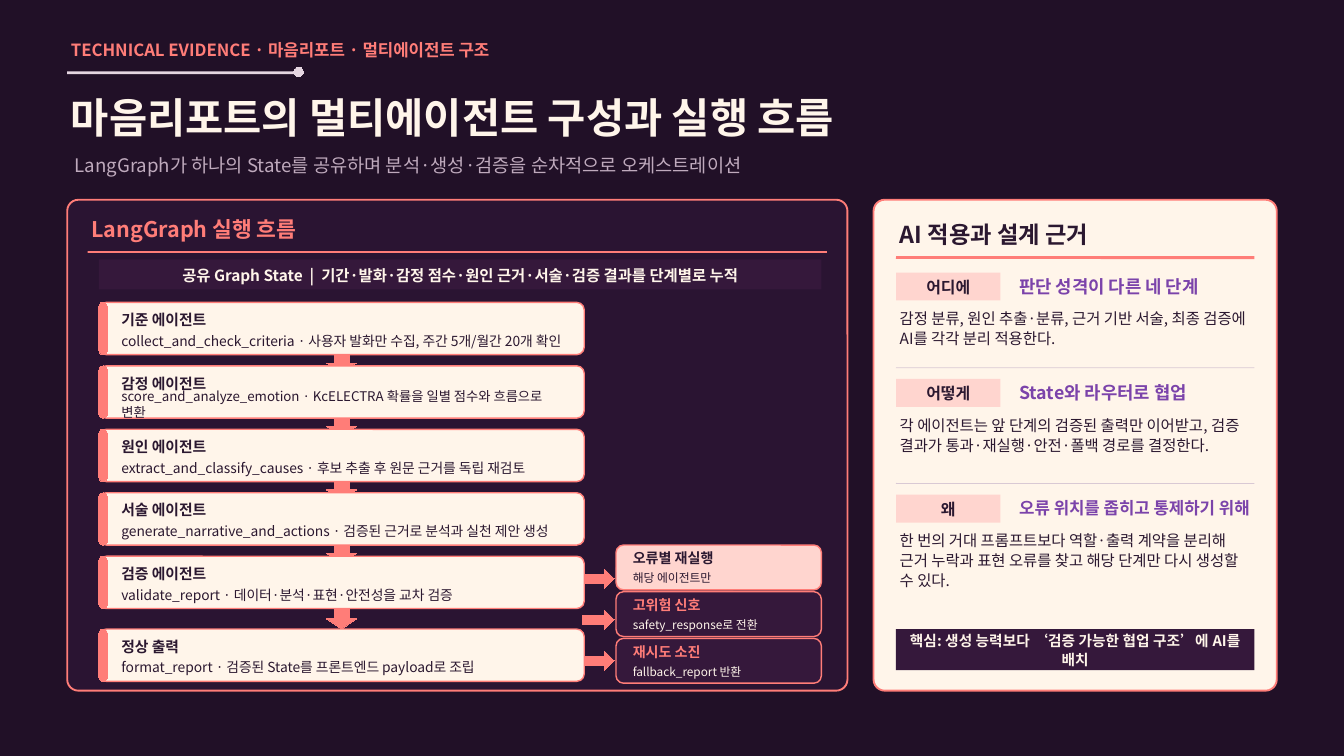
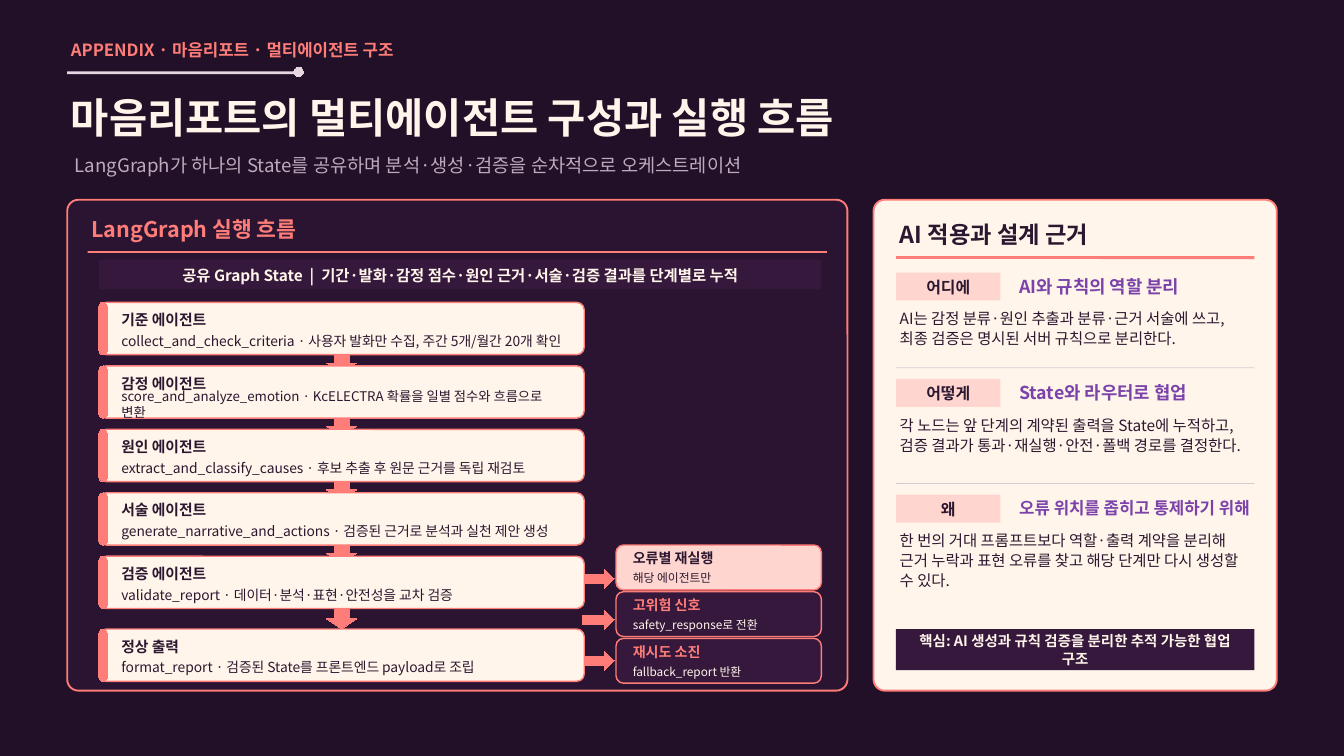
Before and after one commit to SKNETWORKS-FAMILY-AICAMP/SKN27-FINAL-4Team, a slide deck: slide 1 of output/presentation/빈틈사이_기능별_기술근거_부록.pptx. Drawn at 1344x756 pixels with LibreOffice and Linux fonts; fonts in the diff are those of the drawing. Boxes give left, top, right and bottom in pixels: in the first picture for what was removed or moved away, otherwise in the second. Text is boxed around its words. In the diff, an @@ line names an element or a change of style, - is before the commit and + after.

```diff
--- a/output/presentation/빈틈사이_기능별_기술근거_부록.pptx
+++ b/output/presentation/빈틈사이_기능별_기술근거_부록.pptx
@@ text at (71,42,394,58): text changed @@
-TECHNICAL EVIDENCE · 마음리포트 · 멀티에이전트 구조
+APPENDIX · 마음리포트 · 멀티에이전트 구조
@@ text at (1019,278,1180,295): text changed @@
-판단 성격이 다른 네 단계
+AI와 규칙의 역할 분리
@@ text at (900,311,1225,346): text changed @@
-감정 분류, 원인 추출·분류, 근거 기반 서술, 최종 검증에 AI를 각각 분리 적용한다.
+AI는 감정 분류·원인 추출과 분류·근거 서술에 쓰고, 최종 검증은 명시된 서버 규칙으로 분리한다.
@@ text at (900,418,1241,453): text changed @@
-각 에이전트는 앞 단계의 검증된 출력만 이어받고, 검증 결과가 통과·재실행·안전·폴백 경로를 결정한다.
+각 노드는 앞 단계의 계약된 출력을 State에 누적하고, 검증 결과가 통과·재실행·안전·폴백 경로를 결정한다.
@@ text in rectangle at (919,634,1231,666): text changed; size 11.8 to 11.6 pt @@
-핵심: 생성 능력보다 ‘검증 가능한 협업 구조’에 AI를 배치
+핵심: AI 생성과 규칙 검증을 분리한 추적 가능한 협업 구조
```
Also in this commit, not shown: 10 other slides changed, 7 other files.
